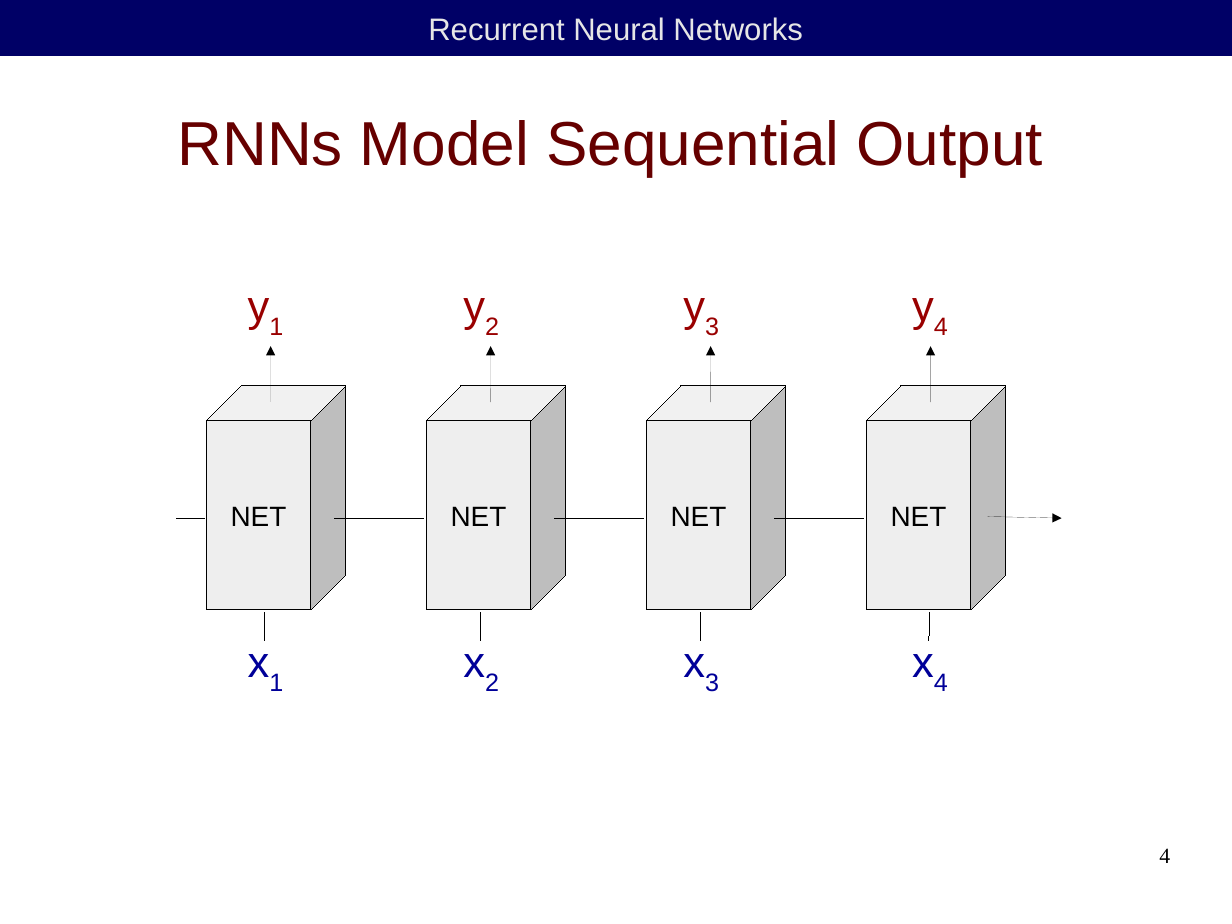
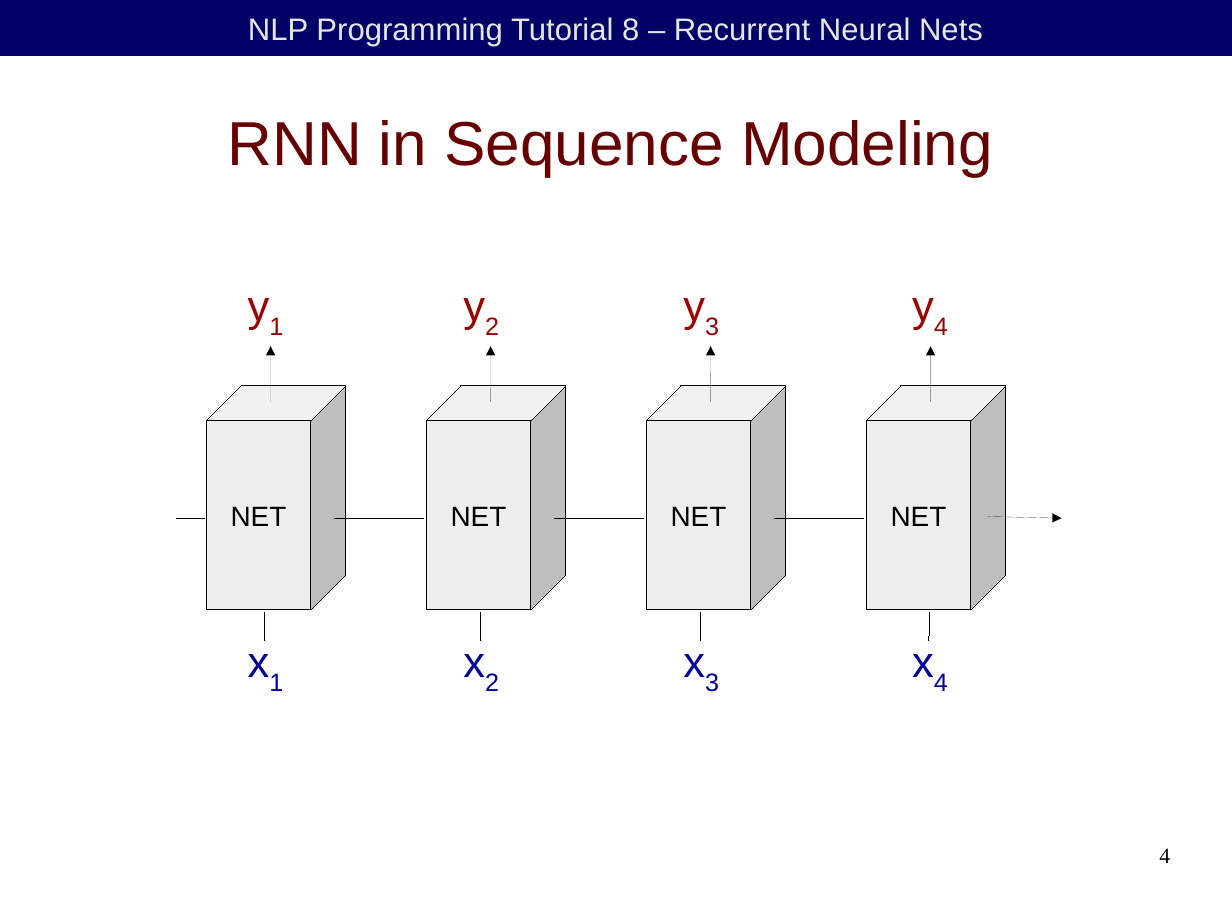
Before and after one commit to duffrind/nlppractice, a slide deck: slide 4 of download/08-rnn/nlp-programming-en-08-rnn.odp. Drawn at 1232x924 pixels with LibreOffice and Linux fonts; fonts in the diff are those of the drawing; background and template pictures are left out. Boxes give left, top, right and bottom in pixels: in the first picture for what was removed or moved away, otherwise in the second. Text is boxed around its words. In the diff, an @@ line names an element or a change of style, - is before the commit and + after.

```diff
--- a/download/08-rnn/nlp-programming-en-08-rnn.odp
+++ b/download/08-rnn/nlp-programming-en-08-rnn.odp
@@ text in rectangle at [248, 17, 983, 46]: text changed @@
-Recurrent Neural Networks
+NLP Programming Tutorial 8 – Recurrent Neural Nets
@@ title at [228, 120, 993, 176]: text changed @@
-RNNs Model Sequential Output
+RNN in Sequence Modeling
```
Also in this commit, not shown: 16 other slides changed, 17 slides added, 7 slides removed, 2 other files.
